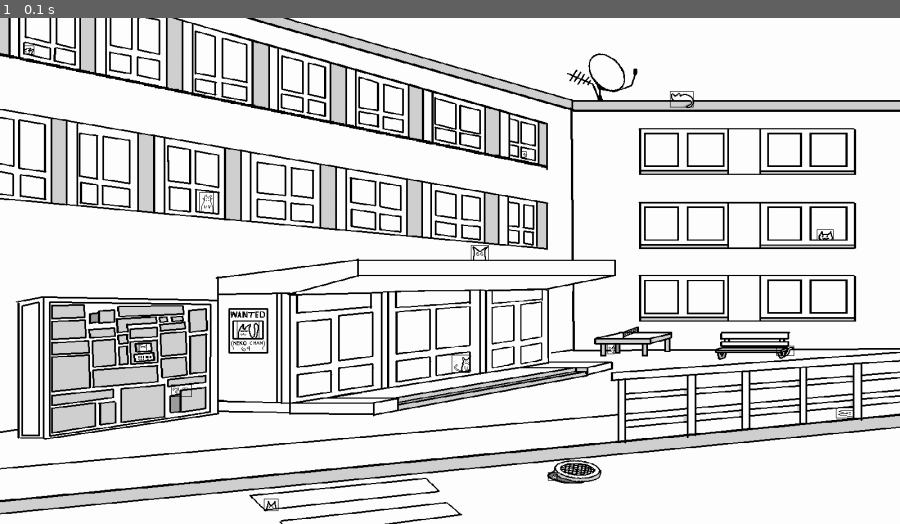
Above: before the commit, frame 1.
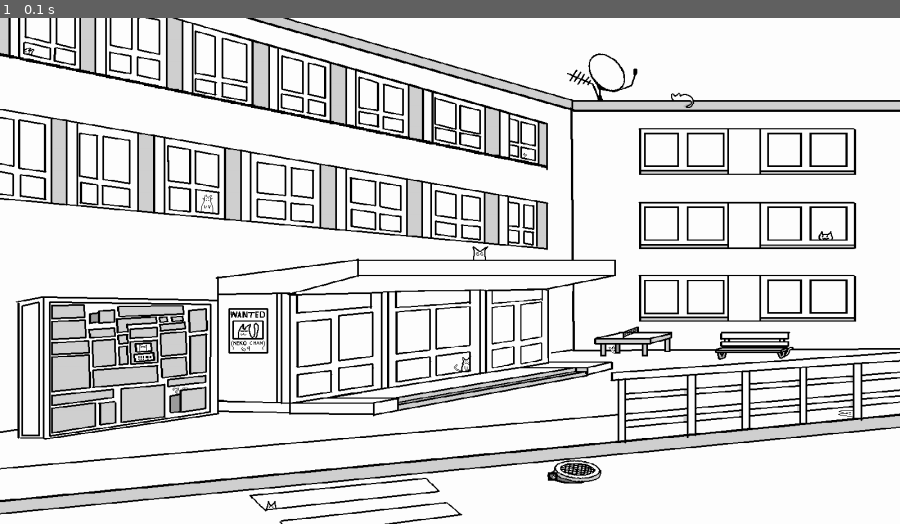
Above: after the commit, the same moment.

Repository: StepanBlaha/HiddenCats_pygame
Game: pygame game, started from hidden_cats.py
Two runs of this game, one before a commit and one after it. Both use one fixed random seed, a clock stepped at 60 frames per second and the inputs below.
Inputs:
- Up to frame 1 (0.1 s): no input

The runs differ from the first frame. In frame 1, 0.2% of the frame differs, in the area x 2-95%, y 5-98%.

Commit message:
added functionality for clicking and finding cats

Diff:
--- a/hidden_cats.py
+++ b/hidden_cats.py
@@ -6,65 +6,109 @@
     def __init__(self):
         pygame.init()
         self.collision_box_list = [
-            {
+            {   "clicked": False,
                 "position": (39, 55),
-                "dimension": (19, 18)
+                "dimension": (19, 18),
+                "scaled_dimension": (0, 0),
+                "scaled_position": (0, 0)
             },
             {
+                "clicked": False,
                 "position": (1117, 145),
-                "dimension": (40, 33)
+                "dimension": (40, 33),
+                "scaled_dimension": (0, 0),
+                "scaled_position": (0, 0)
             },
             {
+                "clicked": False,
                 "position": (868, 264),
-                "dimension": (11, 13)
+                "dimension": (11, 13),
+                "scaled_dimension": (0, 0),
+                "scaled_position": (0, 0)
             },
             {
+                "clicked": False,
                 "position": (785, 449),
-                "dimension": (30, 31)
+                "dimension": (30, 31),
+                "scaled_dimension": (0, 0),
+                "scaled_position": (0, 0)
             },
             {
+                "clicked": False,
                 "position": (332, 345),
-                "dimension": (25, 42)
+                "dimension": (25, 42),
+                "scaled_dimension": (0, 0),
+                "scaled_position": (0, 0)
             },
             {
+                "clicked": False,
                 "position": (395, 599),
-                "dimension": (38, 36)
+                "dimension": (38, 36),
+                "scaled_dimension": (0, 0),
+                "scaled_position": (0, 0)
             },
             {
+                "clicked": False,
                 "position": (230, 642),
-                "dimension": (15, 18)
+                "dimension": (15, 18),
+                "scaled_dimension": (0, 0),
+                "scaled_position": (0, 0)
             },
             {
+                "clicked": False,
                 "position": (285, 725),
-                "dimension": (35, 25)
+                "dimension": (35, 25),
+                "scaled_dimension": (0, 0),
+                "scaled_position": (0, 0)
             },
             {
+                "clicked": False,
                 "position": (440, 950),
-                "dimension": (25, 25)
+                "dimension": (25, 25),
+                "scaled_dimension": (0, 0),
+                "scaled_position": (0, 0)
             },
             {
+                "clicked": False,
                 "position": (753, 666),
-                "dimension": (31, 36)
+                "dimension": (31, 36),
+                "scaled_dimension": (0, 0),
+                "scaled_position": (0, 0)
             },
             {
+                "clicked": False,
                 "position": (1013, 645),
-                "dimension": (12, 20)
+                "dimension": (12, 20),
+                "scaled_dimension": (0, 0),
+                "scaled_position": (0, 0)
             },
             {
+                "clicked": False,
                 "position": (1294, 648),
-                "dimension": (30, 21)
+                "dimension": (30, 21),
+                "scaled_dimension": (0, 0),
+                "scaled_position": (0, 0)
             },
             {
+                "clicked": False,
                 "position": (1394, 770),
-                "dimension": (30, 22)
+                "dimension": (30, 22),
+                "scaled_dimension": (0, 0),
+                "scaled_position": (0, 0)
             },
             {
+                "clicked": True,
                 "position": (914, 898),
-                "dimension": (16, 17)
+                "dimension": (16, 17),
+                "scaled_dimension": (0, 0),
+                "scaled_position": (0, 0)
             },
             {
+                "clicked": False,
                 "position": (1362, 418),
-                "dimension": (29, 22)
+                "dimension": (29, 22),
+                "scaled_dimension": (0, 0),
+                "scaled_position": (0, 0)
             }
         ]
         self.collision_box_border_color = (0, 0, 0)
@@ -95,10 +139,13 @@
 
                 if event.type == pygame.MOUSEBUTTONDOWN:
                     x, y =pygame.mouse.get_pos()
+                    self.check_for_collisions(x, y)
                     print(f'mouse clicked at {x}, {y}')
             pygame.display.update()
 
     def create_window(self, width, height):
+        self.window_height = height
+        self.window_width = width
         pygame.display.set_caption("15 hidden cats on Prosek")
         self.GAMEWINDOW = pygame.display.set_mode((width, height), pygame.RESIZABLE)
         self.GAMEWINDOW.fill(self.window_color)
@@ -106,17 +153,39 @@
 
     def create_collision_boxes(self, width, height):
         for i in range( len(self.collision_box_list)):
+
                 height_scale = height / self.initial_window_height
                 width_scale = width / self.initial_window_width
+
                 scaled_position = (self.collision_box_list[i]["position"][0] * width_scale , self.collision_box_list[i]["position"][1] * height_scale)
                 scaled_dimension = (self.collision_box_list[i]["dimension"][0] * width_scale , self.collision_box_list[i]["dimension"][1] * height_scale)
+
+                self.collision_box_list[i]["scaled_position"] = scaled_position
+                self.collision_box_list[i]["scaled_dimension"] = scaled_dimension
+
                 collision_box = pygame.Rect(scaled_position, scaled_dimension)
-                pygame.draw.rect(self.GAMEWINDOW, self.collision_box_border_color, collision_box, 1)
+                if self.collision_box_list[i]["clicked"] == True:
+                    pygame.draw.rect(self.GAMEWINDOW, self.collision_box_border_color, collision_box, 4)
+
 
     def create_image(self, width, height):
         self.image = pygame.transform.scale(self.image, (width, height))
         self.GAMEWINDOW.blit(self.image, dest = (0, 0))
 
+    def check_for_collisions(self, x, y):
+        for i in range( len(self.collision_box_list)):
+
+            scaled_position = self.collision_box_list[i]["scaled_position"]
+            scaled_dimension = self.collision_box_list[i]["scaled_dimension"]
+
+            collision_box = pygame.Rect(scaled_position, scaled_dimension)
+            if collision_box.collidepoint(x, y):
+                print("Collision detected with box", i)
+                self.collision_box_list[i]["clicked"] = True
+                # Highlight the clicked box
+                pygame.draw.rect(self.GAMEWINDOW, self.collision_box_border_color, collision_box, 4)
+                return
+
 
 
 if __name__ == '__main__':
--- a/hidden_cats_backup.py
+++ b/hidden_cats_backup.py
@@ -28,3 +28,205 @@
 
 
     pygame.display.update()
+
+
+
+
+
+
+
+
+
+
+
+
+
+
+
+
+
+
+
+
+
+
+
+
+
+
+
+
+
+
+
+
+
+
+
+
+
+
+
+#pip install pygame
+import pygame, sys
+
+
+class hiddencats:
+    def __init__(self):
+        pygame.init()
+        self.collision_box_list = [
+            {   "clicked": False,
+                "position": (39, 55),
+                "dimension": (19, 18)
+            },
+            {
+                "clicked": False,
+                "position": (1117, 145),
+                "dimension": (40, 33)
+            },
+            {
+                "clicked": False,
+                "position": (868, 264),
+                "dimension": (11, 13)
+            },
+            {
+                "clicked": False,
+                "position": (785, 449),
+                "dimension": (30, 31)
+            },
+            {
+                "clicked": False,
+                "position": (332, 345),
+                "dimension": (25, 42)
+            },
+            {
+                "clicked": False,
+                "position": (395, 599),
+                "dimension": (38, 36)
+            },
+            {
+                "clicked": False,
+                "position": (230, 642),
+                "dimension": (15, 18)
+            },
+            {
+                "clicked": False,
+                "position": (285, 725),
+                "dimension": (35, 25)
+            },
+            {
+                "clicked": False,
+                "position": (440, 950),
+                "dimension": (25, 25)
+            },
+            {
+                "clicked": False,
+                "position": (753, 666),
+                "dimension": (31, 36)
+            },
+            {
+                "clicked": False,
+                "position": (1013, 645),
+                "dimension": (12, 20)
+            },
+            {
+                "clicked": False,
+                "position": (1294, 648),
+                "dimension": (30, 21)
+            },
+            {
+                "clicked": False,
+                "position": (1394, 770),
+                "dimension": (30, 22)
+            },
+            {
+                "clicked": True,
+                "position": (914, 898),
+                "dimension": (16, 17)
+            },
+            {
+                "clicked": False,
+                "position": (1362, 418),
+                "dimension": (29, 22)
+            }
+        ]
+        self.collision_box_border_color = (0, 0, 0)
+        self.window_color = (255, 255, 255)
+        self.window_height = 900
+        self.window_width = 1600
+        self.image = pygame.image.load("assets/Prosek.png")
+        self.initial_window_height = self.image.get_size()[1]
+        self.initial_window_width = self.image.get_size()[0]
+        self.image = pygame.transform.scale(self.image, (self.window_width, self.window_height))
+        self.GAMEWINDOW = pygame.display.set_mode((self.window_width, self.window_height), pygame.RESIZABLE)
+        self.GAMEWINDOW.fill(self.window_color)
+        self.create_image(self.window_width, self.window_height)
+        self.create_collision_boxes(self.window_width, self.window_height)
+
+
+    def run(self):
+        while True:
+            for event in pygame.event.get():
+                if event.type == pygame.QUIT:
+                    pygame.quit()
+                    #For exiting the window
+                    sys.exit()
+
+                if event.type == pygame.VIDEORESIZE:
+                    self.create_window(event.w, event.h)
+                    self.create_collision_boxes(event.w, event.h)
+
+                if event.type == pygame.MOUSEBUTTONDOWN:
+                    x, y =pygame.mouse.get_pos()
+                    self.check_for_collisions(x, y)
+                    print(f'mouse clicked at {x}, {y}')
+            pygame.display.update()
+
+    def create_window(self, width, height):
+        """
+        Function for creating the window and reloading it\n
+        params: \n
+        width: new width for the window\n
+        height: new height for the window
+        """
+        self.window_height = height
+        self.window_width = width
+        pygame.display.set_caption("15 hidden cats on Prosek")
+        self.GAMEWINDOW = pygame.display.set_mode((width, height), pygame.RESIZABLE)
+        self.GAMEWINDOW.fill(self.window_color)
+        self.create_image(width, height)
+
+    def create_collision_boxes(self, width, height):
+        for i in range( len(self.collision_box_list)):
+
+                height_scale = height / self.initial_window_height
+                width_scale = width / self.initial_window_width
+
+                scaled_position = (self.collision_box_list[i]["position"][0] * width_scale , self.collision_box_list[i]["position"][1] * height_scale)
+                self.collision_box_list[i]["position"] = scaled_position
+
+                scaled_dimension = (self.collision_box_list[i]["dimension"][0] * width_scale , self.collision_box_list[i]["dimension"][1] * height_scale)
+                self.collision_box_list[i]["dimension"] = scaled_dimension
+
+                collision_box = pygame.Rect(scaled_position, scaled_dimension)
+                if self.collision_box_list[i]["clicked"] == True:
+                    pygame.draw.rect(self.GAMEWINDOW, self.collision_box_border_color, collision_box, 1)
+                    return
+                pygame.draw.rect(self.GAMEWINDOW, self.collision_box_border_color, collision_box)
+
+    def create_image(self, width, height):
+        self.image = pygame.transform.scale(self.image, (width, height))
+        self.GAMEWINDOW.blit(self.image, dest = (0, 0))
+
+    def check_for_collisions(self, x, y):
+        for i in range( len(self.collision_box_list)):
+            collision_box = pygame.Rect(self.collision_box_list[i]["position"], self.collision_box_list[i]["dimension"])
+            if collision_box.collidepoint(x, y):
+                self.collision_box_list[i]["clicked"] = True
+
+
+
+
+
+if __name__ == '__main__':
+    hiddencats().run()
